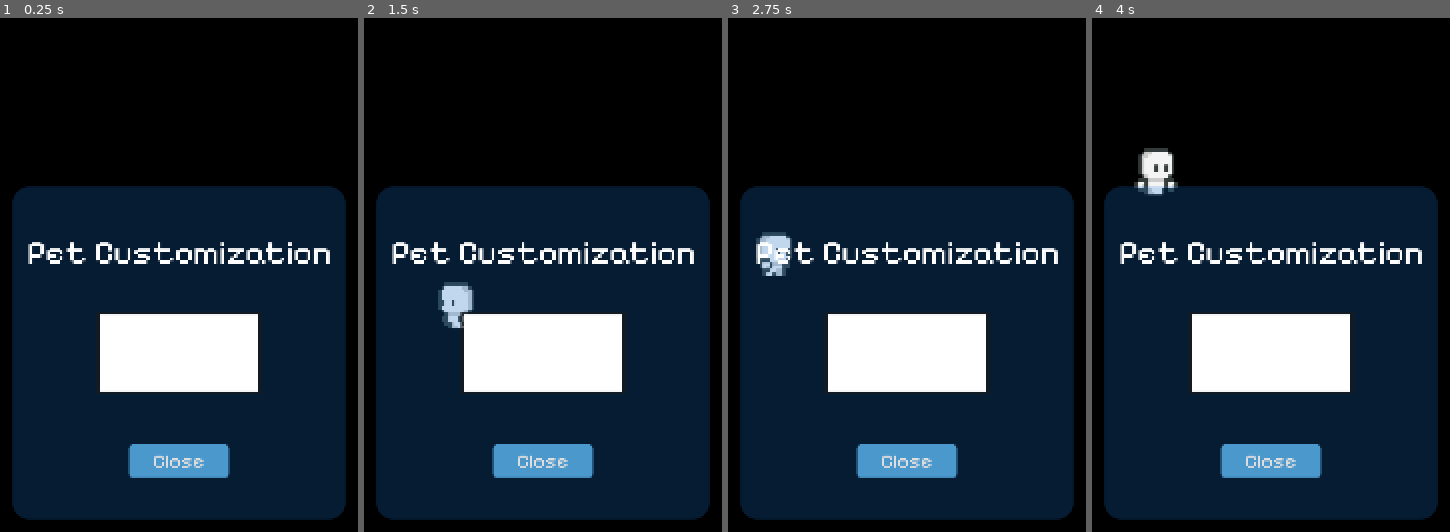
Above: before the commit, frames 1-4 (left to right).
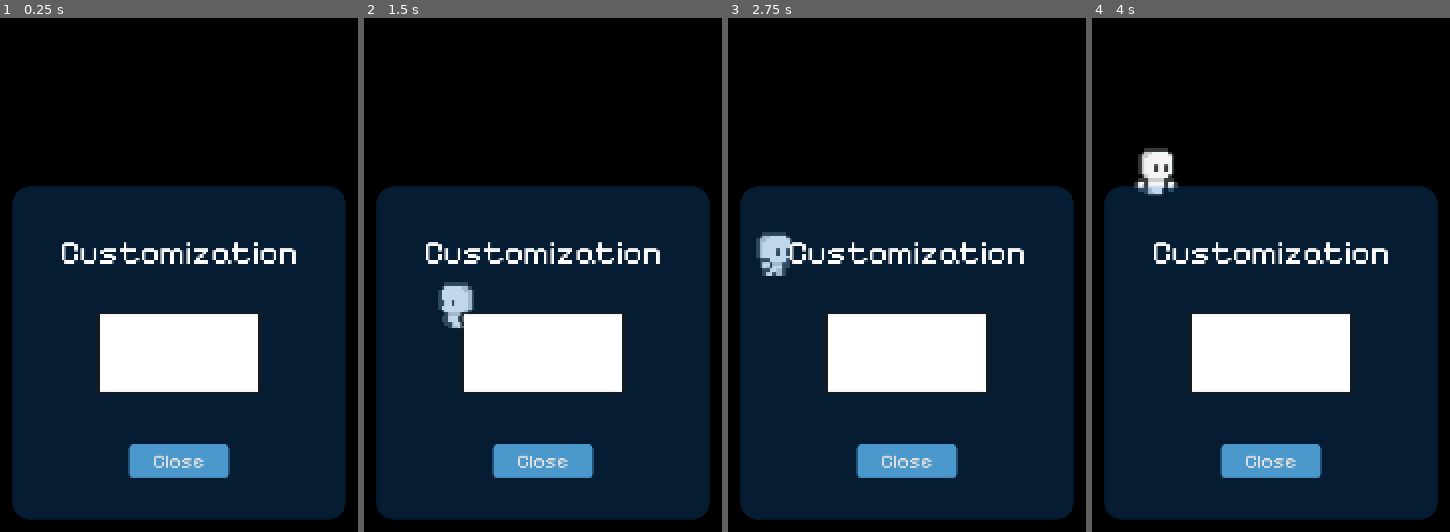
Above: after the commit, the same moments.

Repository: Kittenkween11/Desktop-Pet
Game: Godot game, scene res://Scenes/main.tscn
Same seed, same stepped clock (60 frames per second), same inputs: the game is played once before the commit and once after it.
Inputs:
- Up to frame 1 (0.25 s): no input
- Up to frame 2 (1.5 s): tap Enter at 0.5 s
- Up to frame 3 (2.75 s): no input
- Up to frame 4 (4 s): no input

The runs differ from the first frame. In frame 1, 1.7% of the frame differs, in the area x 7-93%, y 43-48%; in frame 2, 1.7%; in frame 3, 1.7%; in frame 4, 1.7%.

Commit message:
got color cutsomization working

Diff:
--- a/Scenes/customization_menu.gd
+++ b/Scenes/customization_menu.gd
@@ -3,30 +3,34 @@
 
 signal color_changed(color: Color)
 
+var character_node: Node2D = null
+
 @onready var color_picker = $VBoxContainer/Panel/ColorPickerButton
 @onready var close_button = $VBoxContainer/Panel/Button
 @onready var label = $VBoxContainer/Panel/Label
+
 
 func _ready():
 	# Connect signals
 	if color_picker:
 		color_picker.color_changed.connect(_on_color_changed)
-		print("Color picker connected")
-	else:
-		push_error("ColorPickerButton not found at path: MarginContainer/VBoxContainer/Panel/ColorPickerButton")
 
 	if close_button:
 		close_button.pressed.connect(_on_close_pressed)
 		close_button.text = "Close"  # Make sure button has text
-		print("Close button connected")
-	else:
-		push_error("Button not found at path: MarginContainer/VBoxContainer/Panel/Button")
 
 	if label:
-		label.text = "Pet Customization"  # Set label text
+		label.text = "Customization"  # Set label text
+
+func set_character(character: Node2D):
+	character_node = character
 
 func _on_color_changed(color: Color):
-	print("Color changed to: ", color)
+	if character_node:
+		var sprite = character_node.get_node("AnimatedSprite2D")
+		if sprite:
+			sprite.modulate = color
+
 	color_changed.emit(color)
 
 func _on_close_pressed():
--- a/Scenes/main.gd
+++ b/Scenes/main.gd
@@ -1,12 +1,21 @@
 extends Node2D
 
 @onready var customization_menu = $CustomizationMenu
+@onready var character = $CharacterBody2D
 
 var passthrough = false
 
 func _ready() -> void:
 	get_viewport().transparent_bg = true
 	_toggle_passthrough()
+	if customization_menu and character:
+		customization_menu.color_changed.connect(change_character_color)
+
+func change_character_color(color: Color):
+	if character:
+		var sprite = character.get_node("AnimatedSprite2D")
+		if sprite:
+			sprite.modulate = color
 
 func _toggle_passthrough():
 	passthrough = !passthrough
